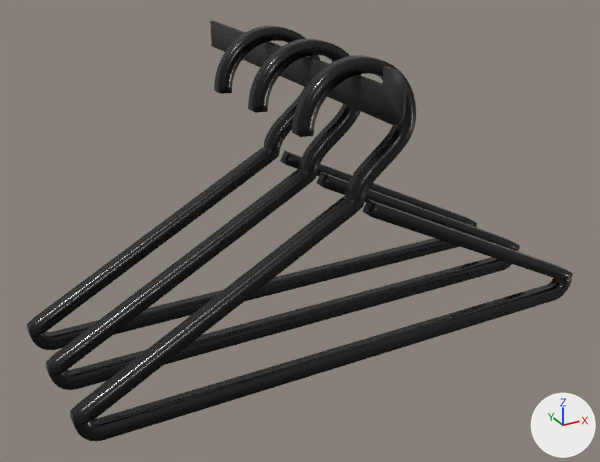
Renders of the glTF model static/models/front.glb from each side of a commit.
The view is the same before and after, from a camera (50 mm lens) standing at (-0.403, -0.953, 0.188) and looking at (0.0, -0.222, -0.178). The axes (+X, +Y, +Z) are drawn at lower right. The lights are the same throughout.

Objects in the first picture: 'Cube', 'Hanger', 'Hanger.001', 'Hanger.002'.
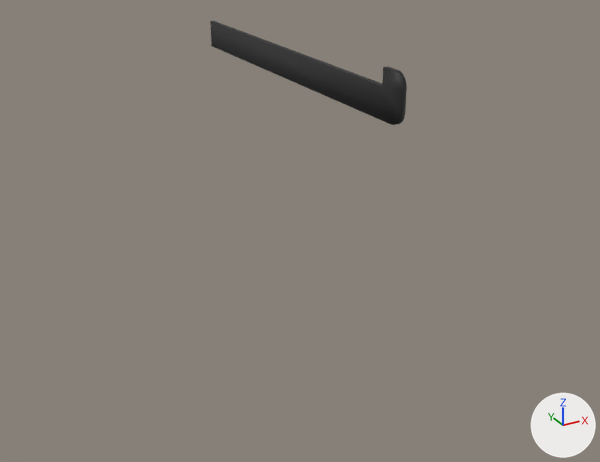
Changed parts and their boxes (x1, y1, x2, y2) in the pictures (600 x 462 px):
'Hanger', deleted (black)
    before: (70, 55, 573, 441)
'Hanger.001', deleted (black)
    before: (46, 39, 520, 390)
'Hanger.002', deleted (black)
    before: (27, 26, 477, 350)

The change, as a list of edits to the scene's bpy script:
```text
Remove ob_hanger:
    ob_hanger = bpy.data.objects.new('Hanger', me_hanger)
    ob_hanger.location = (0.0, 0.0, 0.0)
Remove ob_hanger_001:
    ob_hanger_001 = bpy.data.objects.new('Hanger.001', me_hanger_001)
    ob_hanger_001.location = (0.0, 0.0, 0.0)
Remove ob_hanger_002:
    ob_hanger_002 = bpy.data.objects.new('Hanger.002', me_hanger_002)
    ob_hanger_002.location = (0.0, 0.0, 0.0)
```
